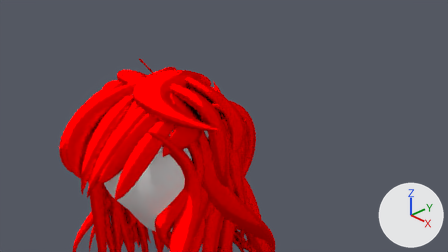
A saved change to the Blender file pelo.blend.
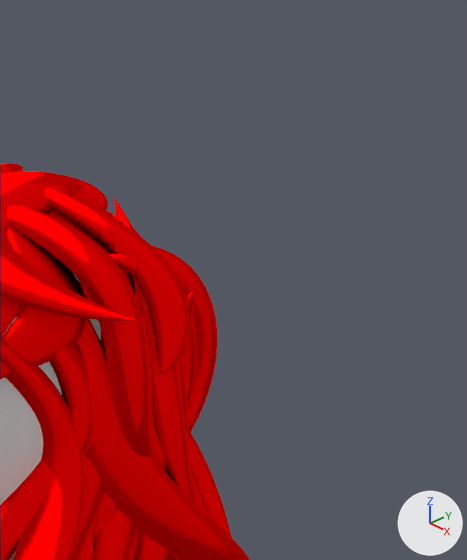
Each version appears first from the file's camera 'Camera', and next in a close-up on the part from 37% to 80% of the width and 0% to 91% of the height. Every picture has the same lights, and +X, +Y and +Z are marked at lower right.

The first close-up shows 'Sphere', 'bez_HairLock000.042', 'bez_HairLock000.045', 'bez_HairLock000.130', 'bez_HairLock000.132', 'bez_HairLock000.134', 'bez_HairLock000.135', 'bez_HairLock000.140', 'bez_HairLock000.149', 'bez_HairLock000.152', 'bez_HairLock000.156', 'bez_HairLock000.158'.
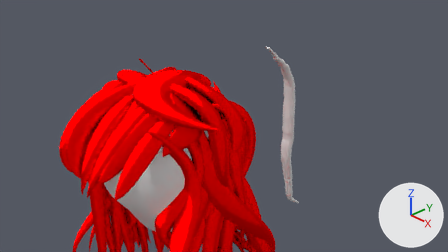
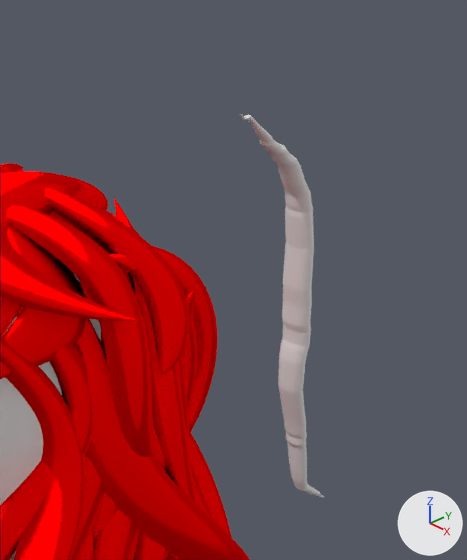
Pixel boxes (x1, y1, x2, y2) of what changed, in the close-ups (467 x 560 px):
'GP_Layer.002', added: after (240, 114, 324, 498)

Edits to the bpy script that builds the scene:
```text
Add cu_gp_layer_007:
    cu_gp_layer_007 = bpy.data.curves.new('GP_Layer.007', 'CURVE')
    cu_gp_layer_007.dimensions = '3D'
    _sp = cu_gp_layer_007.splines.new('BEZIER'); _sp.bezier_points.add(54)
    _sp.bezier_points.foreach_set('co', [-2.845, 2.46, 2.748, -2.845, 2.46, 2.748, -2.845, 2.507, 2.702, -2.845, 2.576, 2.702, -2.845, 2.716, 2.562, -2.845, 2.762, 2.516, -2.845, 2.855, 2.423, -2.845, 2.878, 2.377, -2.845, 2.994, 2.284, -2.845, 3.04, 2.261, -2.845, 3.11, 2.168, -2.845, 3.202, 2.099, -2.845, 3.249, 2.029, -2.845, 3.318, 1.867, -2.845, 3.388, 1.751, -2.845, 3.411, 1.704, -2.845, 3.434, 1.589, -2.845, 3.458, 1.519, -2.845, 3.458, 1.449, -2.845, 3.481, 1.264, -2.845, 3.504, 1.078, -2.845, 3.504, 1.009, -2.845, 3.504, 0.823, -2.845, 3.504, 0.684, -2.845, 3.504, 0.591, -2.845, 3.527, 0.383, -2.845, 3.527, 0.29, -2.845, 3.527, 0.151, -2.845, 3.55, 0.0581, -2.845, 3.55, -0.0115, -2.845, 3.55, -0.127, -2.845, 3.527, -0.197, -2.845, 3.504, -0.336, -2.845, 3.504, -0.475, -2.845, 3.504, -0.638, -2.845, 3.504, -0.707, -2.845, 3.55, -0.916, -2.845, 3.62, -1.194, -2.845, 3.643, -1.333, -2.845, 3.666, -1.403, -2.845, 3.666, -1.496, -2.845, 3.689, -1.542, -2.845, 3.736, -1.843, -2.845, 3.759, -1.983, -2.845, 3.782, -2.098, -2.845, 3.805, -2.168, -2.845, 3.829, -2.238, -2.845, 3.921, -2.307, -2.845, 4.014, -2.4, -2.845, 4.06, -2.423, -2.845, 4.13, -2.493, -2.845, 4.176, -2.516, -2.845, 4.223, -2.585, -2.845, 4.292, -2.632, -2.845, 4.293, -2.632])
    _sp.bezier_points.foreach_set('handle_left', [-2.845, 2.46, 2.749, -2.845, 2.46, 2.748, -2.845, 2.493, 2.716, -2.845, 2.556, 2.702, -2.845, 2.674, 2.604, -2.845, 2.748, 2.53, -2.845, 2.827, 2.451, -2.845, 2.871, 2.391, -2.845, 2.959, 2.312, -2.845, 3.026, 2.268, -2.845, 3.089, 2.196, -2.845, 3.175, 2.12, -2.845, 3.235, 2.05, -2.845, 3.298, 1.915, -2.845, 3.367, 1.786, -2.845, 3.404, 1.718, -2.845, 3.427, 1.623, -2.845, 3.451, 1.54, -2.845, 3.458, 1.47, -2.845, 3.474, 1.32, -2.845, 3.497, 1.134, -2.845, 3.504, 1.03, -2.845, 3.504, 0.879, -2.845, 3.504, 0.726, -2.845, 3.504, 0.619, -2.845, 3.52, 0.445, -2.845, 3.527, 0.318, -2.845, 3.527, 0.193, -2.845, 3.543, 0.0859, -2.845, 3.55, 0.00937, -2.845, 3.55, -0.0927, -2.845, 3.534, -0.176, -2.845, 3.511, -0.294, -2.845, 3.504, -0.434, -2.845, 3.504, -0.589, -2.845, 3.504, -0.686, -2.845, 3.536, -0.853, -2.845, 3.599, -1.111, -2.845, 3.636, -1.292, -2.845, 3.659, -1.382, -2.845, 3.666, -1.468, -2.845, 3.682, -1.528, -2.845, 3.722, -1.753, -2.845, 3.752, -1.941, -2.845, 3.775, -2.064, -2.845, 3.798, -2.147, -2.845, 3.822, -2.217, -2.845, 3.894, -2.286, -2.845, 3.986, -2.372, -2.845, 4.047, -2.416, -2.845, 4.109, -2.472, -2.845, 4.163, -2.509, -2.845, 4.209, -2.565, -2.845, 4.271, -2.618, -2.845, 4.293, -2.632])
    _sp.bezier_points.foreach_set('handle_right', [-2.845, 2.46, 2.748, -2.845, 2.474, 2.734, -2.845, 2.528, 2.702, -2.845, 2.618, 2.66, -2.845, 2.729, 2.549, -2.845, 2.79, 2.488, -2.845, 2.862, 2.409, -2.845, 2.913, 2.349, -2.845, 3.008, 2.277, -2.845, 3.061, 2.233, -2.845, 3.138, 2.147, -2.845, 3.216, 2.078, -2.845, 3.27, 1.98, -2.845, 3.339, 1.832, -2.845, 3.395, 1.737, -2.845, 3.418, 1.67, -2.845, 3.441, 1.568, -2.845, 3.458, 1.498, -2.845, 3.465, 1.394, -2.845, 3.488, 1.208, -2.845, 3.504, 1.058, -2.845, 3.504, 0.953, -2.845, 3.504, 0.782, -2.845, 3.504, 0.656, -2.845, 3.511, 0.529, -2.845, 3.527, 0.355, -2.845, 3.527, 0.248, -2.845, 3.534, 0.123, -2.845, 3.55, 0.0372, -2.845, 3.55, -0.0463, -2.845, 3.543, -0.148, -2.845, 3.52, -0.239, -2.845, 3.504, -0.378, -2.845, 3.504, -0.524, -2.845, 3.504, -0.658, -2.845, 3.518, -0.77, -2.845, 3.571, -0.999, -2.845, 3.627, -1.236, -2.845, 3.65, -1.354, -2.845, 3.666, -1.431, -2.845, 3.673, -1.509, -2.845, 3.703, -1.632, -2.845, 3.743, -1.885, -2.845, 3.766, -2.017, -2.845, 3.789, -2.119, -2.845, 3.812, -2.189, -2.845, 3.856, -2.258, -2.845, 3.949, -2.335, -2.845, 4.028, -2.407, -2.845, 4.081, -2.444, -2.845, 4.144, -2.5, -2.845, 4.19, -2.537, -2.845, 4.244, -2.599, -2.845, 4.293, -2.632, -2.845, 4.293, -2.632])
    _sp.bezier_points.foreach_set('radius', [0.0, 0.3, 0.3, 0.3, 0.3, 0.3, 0.3, 0.3, 0.3, 0.3, 0.3, 0.3, 0.3, 0.3, 0.3, 0.3, 0.3, 0.3, 0.3, 0.3, 0.3, 0.3, 0.3, 0.3, 0.3, 0.3, 0.3, 0.3, 0.3, 0.3, 0.3, 0.3, 0.3, 0.3, 0.3, 0.3, 0.3, 0.3, 0.3, 0.3, 0.3, 0.3, 0.3, 0.3, 0.3, 0.3, 0.3, 0.3, 0.3, 0.3, 0.3, 0.3, 0.3, 0.3, 0.0])
    _sp.order_u = 0
    _sp.order_v = 0
    _sp.use_smooth = False
    cu_gp_layer_007.use_path = True
    cu_gp_layer_007.use_path_clamp = True
    cu_gp_layer_007.bevel_mode = 'OBJECT'
    cu_gp_layer_007.bevel_resolution = 0
    cu_gp_layer_007.fill_mode = 'HALF'
    cu_gp_layer_007.bevel_object = ob_bez_bevel
    cu_gp_layer_007.taper_object = ob_tapper
Add ob_gp_layer_002:
    ob_gp_layer_002 = bpy.data.objects.new('GP_Layer.002', cu_gp_layer_007)
    ob_gp_layer_002.location = (0.0, -0.53, 0.0)
```
